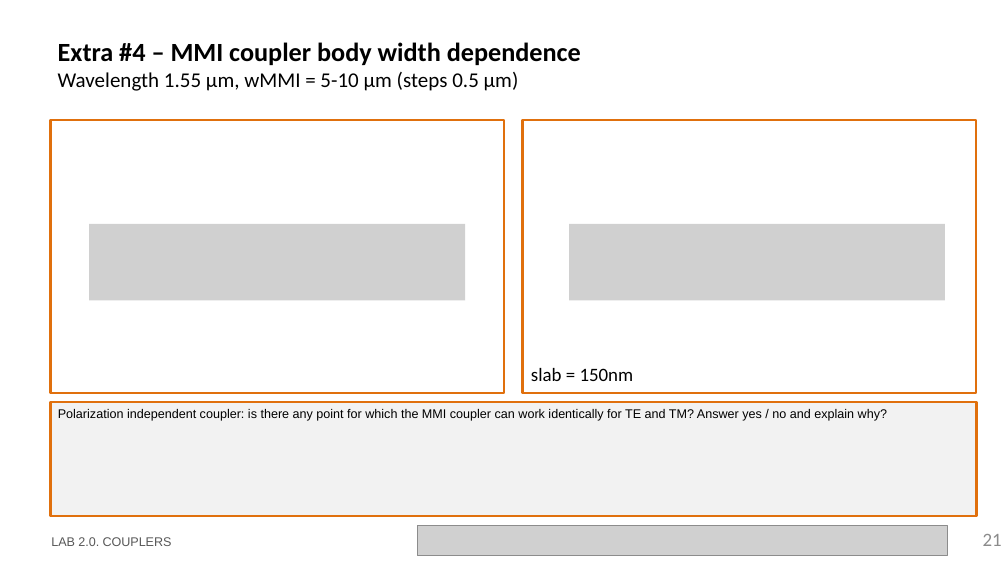
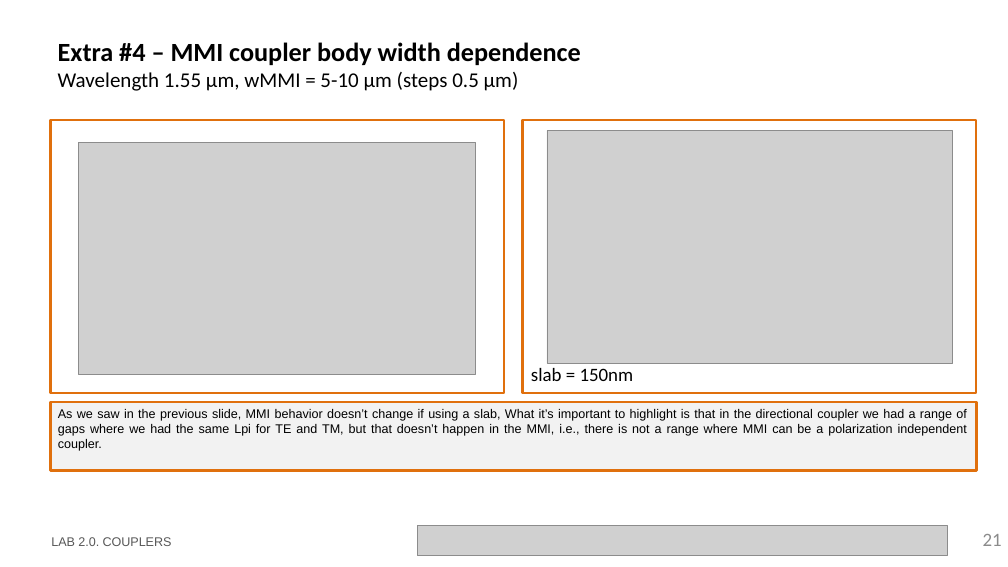
Before and after one commit to DBAEASE/pic-upv-lab2, a slide deck: slide 21 of LabBook_20.pptx. Drawn at 1008x567 pixels with LibreOffice and Linux fonts; fonts in the diff are those of the drawing; grey boxes stand for pictures; background and template pictures are left out. Boxes give left, top, right and bottom in pixels: in the first picture for what was removed or moved away, otherwise in the second. Text is boxed around its words. In the diff, an @@ line names an element or a change of style, - is before the commit and + after.

Commit message:
Added extra exercises

```diff
--- a/LabBook_20.pptx
+++ b/LabBook_20.pptx
@@ picture added at (79,142,476,374) @@
@@ picture added at (547,131,952,364) @@
@@ picture removed at (89,224,465,300) @@
@@ picture removed at (569,224,945,300) @@
@@ rectangle "As we saw in the ...": place and size @@
-rectangle "As we saw in the ..." at (51,402,977,516)
+rectangle "As we saw in the ..." at (51,402,977,471)
@@ text in rectangle at (58,409,967,451): text changed @@
-Polarization independent coupler: is there any point for which the MMI coupler can work identically for TE and TM? Answer yes / no and explain why?
+As we saw in the previous slide, MMI behavior doesn’t change if using a slab, What it’s important to highlight is that in the directional coupler we had a range of gaps where we had the same Lpi for TE and TM, but that doesn’t happen in the MMI, i.e., there is not a range where MMI can be a polarization independent coupler.
```
Also in this commit, not shown: 3 other slides changed, 1 other file.
